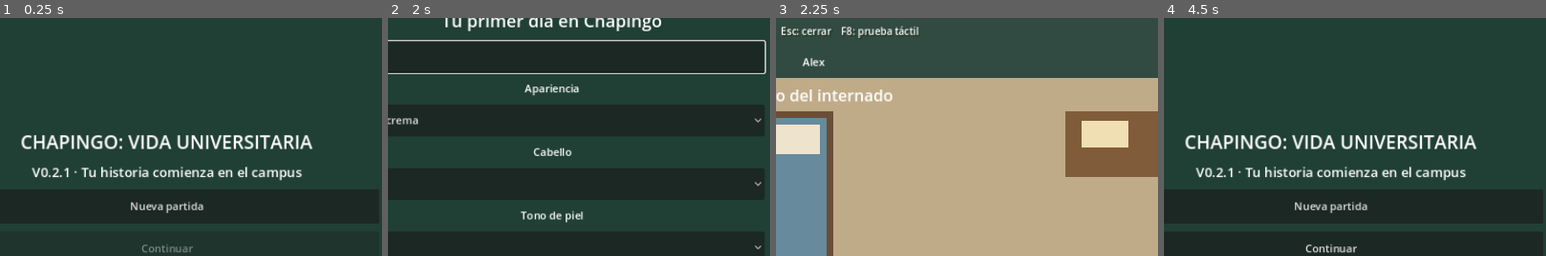
Above: before the commit, frames 1-4 (left to right).
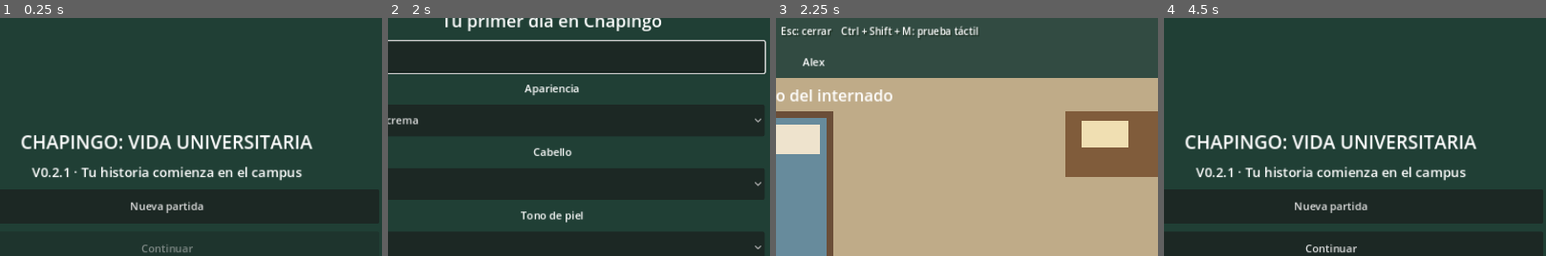
Above: after the commit, the same moments.

Repository: joseeduardojulianmontalvo11-stack/CHAPINGO-GAME
Game: Godot game, scene res://scenes/menu.tscn
Two runs of this game, one before a commit and one after it. Both use one fixed random seed, a clock stepped at 60 frames per second and the inputs below.
Inputs (mouse positions are % of the whole screen's width and height, from its top left):
- Up to frame 1 (0.25 s): no input
- Up to frame 2 (2 s): click "Nueva partida" at 0.5 s; click (50, 14) at 1.27 s; type "Alex" at 1.35 s
- Up to frame 3 (2.25 s): click "Comenzar" at 2 s
- Up to frame 4 (4.5 s): click "Guardar" at 2.75 s; click "Guardado" at 3.5 s; click "Guardar y menú" at 4.25 s
The pictures show only the part of the screen within x 28-78%, y 5-55%; the shares and areas given below are measured in that part.

Frames 1-2 are identical in both runs. In frame 3, 0.9% of the frame differs, in the area x 17-53%, y 3-9%; in frame 4, nothing differs.

Commit message:
fix: usar Ctrl Shift M para simulacion tactil

Diff:
--- a/scripts/dialogue_ui.gd
+++ b/scripts/dialogue_ui.gd
@@ -13,7 +13,7 @@
 func _ready() -> void:
 	header = Label.new()
 	header.position = Vector2(24, 18)
-	header.text = "CHAPINGO: VIDA UNIVERSITARIA  ·  V0.2.1\nWASD / Flechas: caminar    E: interactuar    Esc: cerrar    F8: prueba táctil"
+	header.text = "CHAPINGO: VIDA UNIVERSITARIA  ·  V0.2.1\nWASD / Flechas: caminar    E: interactuar    Esc: cerrar    Ctrl + Shift + M: prueba táctil"
 	header.add_theme_font_size_override("font_size", 15)
 	header.add_theme_color_override("font_shadow_color", Color("24382b"))
 	header.add_theme_constant_override("shadow_offset_x", 2)
--- a/scripts/touch_controls.gd
+++ b/scripts/touch_controls.gd
@@ -26,7 +26,7 @@
 	queue_redraw()
 
 func _input(event: InputEvent) -> void:
-	if event is InputEventKey and event.pressed and not event.echo and event.physical_keycode == KEY_F8:
+	if event is InputEventKey and event.pressed and not event.echo and event.physical_keycode == KEY_M and event.ctrl_pressed and event.shift_pressed and not event.alt_pressed and not event.meta_pressed:
 		test_mode = not test_mode
 		visible = OS.has_feature("mobile") or test_mode
 		release_all()
--- a/tests/mobile.gd
+++ b/tests/mobile.gd
@@ -26,10 +26,23 @@
 	var touch = world.touch
 	check(not touch.visible, "Controles ocultos en computadora")
 	var toggle := InputEventKey.new()
-	toggle.physical_keycode = KEY_F8
+	toggle.physical_keycode = KEY_M
 	toggle.pressed = true
 	touch._input(toggle)
-	check(touch.visible, "F8 activa simulación")
+	check(not touch.visible, "M sin modificadores no activa simulación")
+	toggle.ctrl_pressed = true
+	touch._input(toggle)
+	check(not touch.visible, "Ctrl + M no activa simulación")
+	toggle.shift_pressed = true
+	touch._input(toggle)
+	check(touch.visible, "Ctrl + Shift + M activa simulación")
+	toggle.echo = true
+	touch._input(toggle)
+	check(touch.visible, "La repetición de tecla no alterna los controles")
+	toggle.echo = false
+	touch._input(toggle)
+	check(not touch.visible, "Ctrl + Shift + M desactiva simulación")
+	touch._input(toggle)
 	var mouse := InputEventMouseButton.new()
 	mouse.button_index = MOUSE_BUTTON_LEFT
 	mouse.position = touch.stick_center + Vector2(65, 0)
